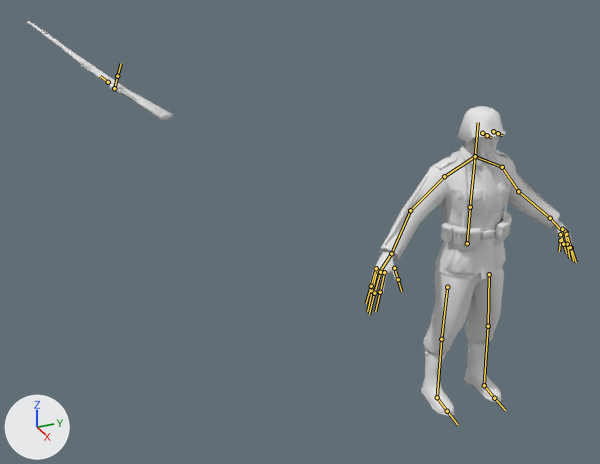
Before and after pictures for a commit that changed the FBX model builds/resources/meshes/german.fbx.
Before and after are seen from a 50 mm camera at (90.7, -70.1, 81.0) aimed at (-23.0, -18.9, 24.2). Lighting does not change. The marker at lower left points along +X, +Y and +Z. Both versions are drawn at frame 1 of the action 'Armature|T-pose'; the numbers are the values there. The bones that bend it are drawn over the model as lines.

In view in the first picture: 'BlendMann.003'.
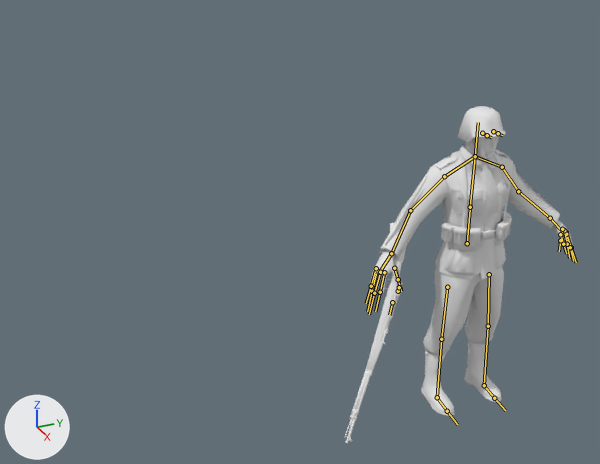
Changed parts and their boxes (x1, y1, x2, y2) in the pictures (600 x 464 px):
```json
{"object": "BlendMann.003", "change": "posed", "before": [27, 21, 573, 416], "after": [344, 106, 573, 443], "on screen": "58% narrower, 15% shorter"}
{"bone": "WeaponBone", "before": "(108, 82) to (100, 76)", "after": "(392, 302) to (389, 315)"}
```

Scene script edits in JSON lines:
```json
{"block": "bone_weaponbone", "where": "bone_weaponbone = bpy.data.objects['Armature'].pose.bones['WeaponBone']  # child of 'RHand'"}
{"op": "set", "path": "bone_weaponbone.location", "old": "(-15.86, -15.05, -53.27)", "new": "(0.19, 3.15, -0.25)"}
{"op": "set", "path": "bone_weaponbone.rotation_quaternion", "old": "(0.589, -0.797, 0.1, 0.085)", "new": "(0.989, 0.086, -0.119, 0.033)", "note": "degrees (-107, 15, -4) -> degrees (10, -14, 3)"}
```
